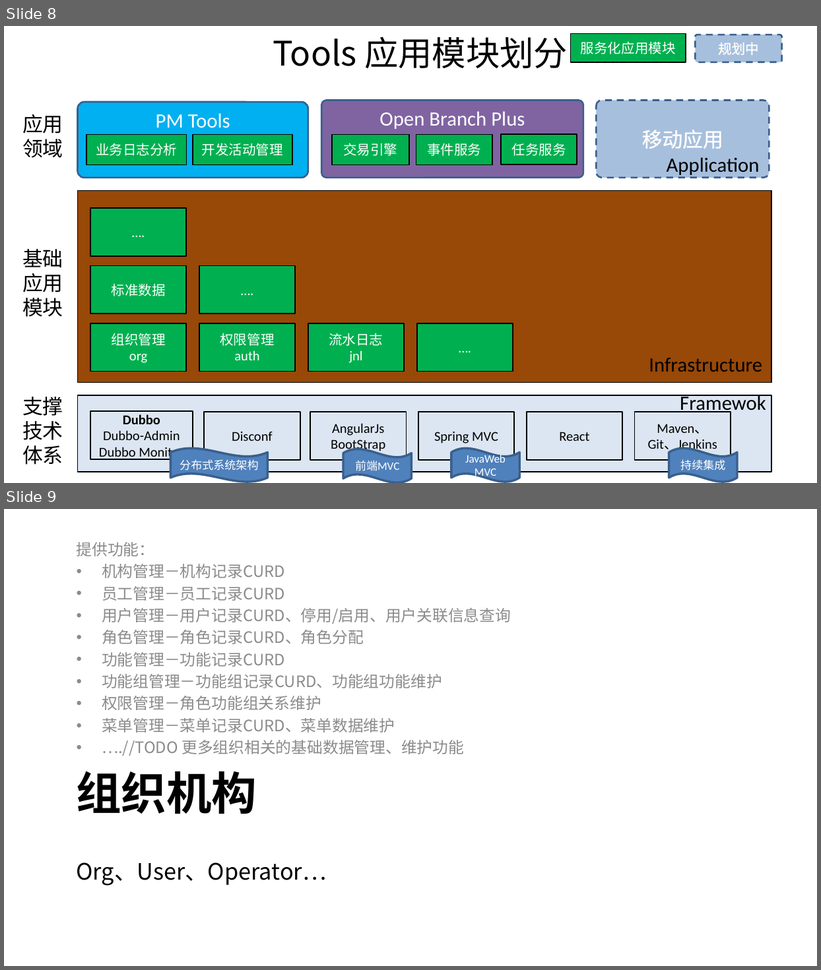
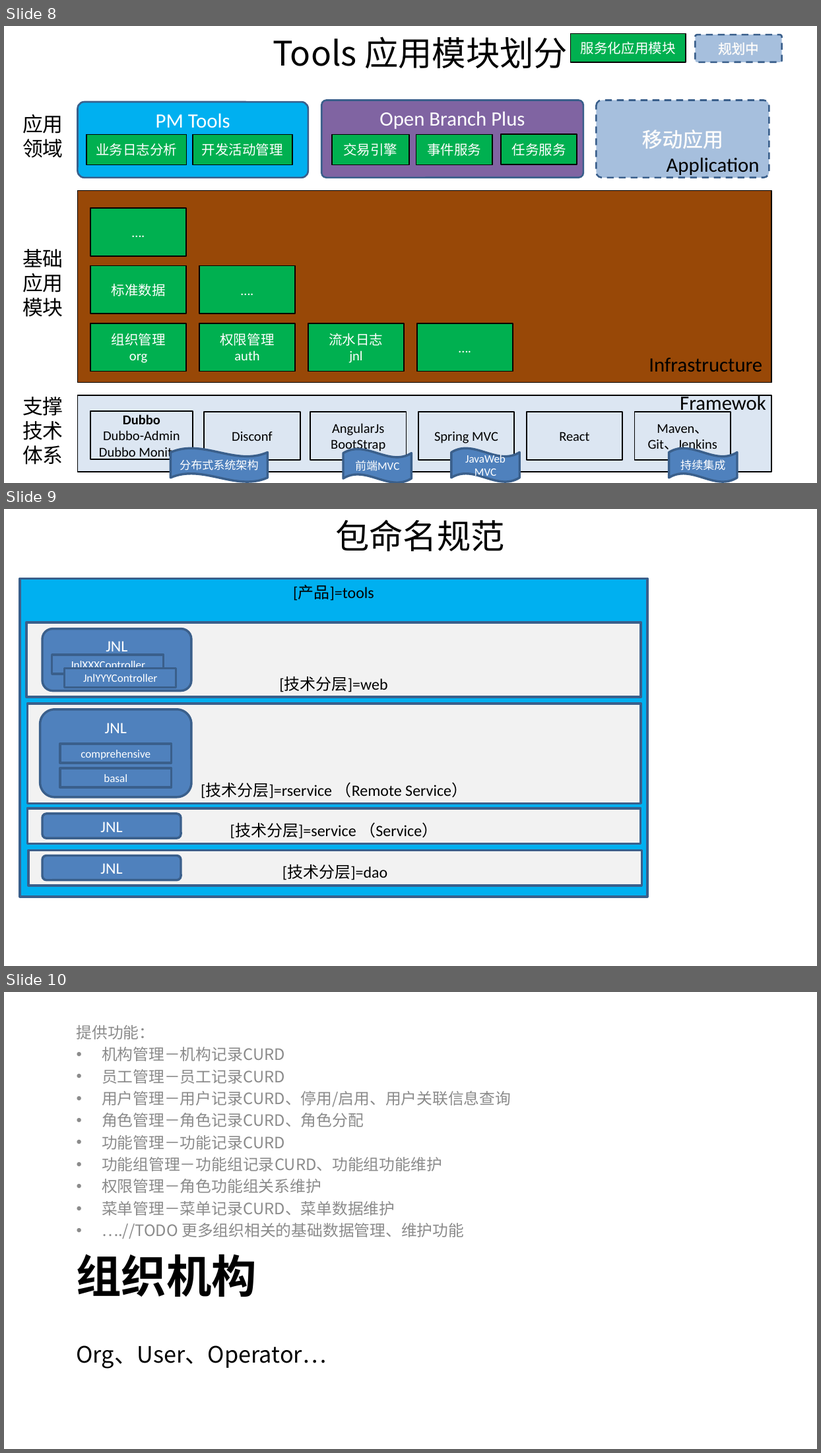
Before and after one commit to shiyunlai/tistools, a slide deck: TIStools.pptx. Shown one above the other, each under a label of ours: slides 8 and 9 before the commit, slides 8, 9 and 10 after it. The pictures are 821x970 and 821x1453 pixels, drawn with LibreOffice and Linux fonts; fonts in the diff are those of the drawing. Boxes give left, top, right and bottom in pixels: in the first picture for what was removed or moved away, otherwise in the second. Text is boxed around its words. In the diff, an @@ line names an element or a change of style, - is before the commit and + after.

Commit message:
新增包命名规范说明

```diff
--- a/TIStools.pptx
+++ b/TIStools.pptx
@@ slide 9 added at (4, 509, 817, 966), background #FFFFFF @@
@@ text added at (335, 520, 505, 551), 30 pt, text #000000 @@
+包命名规范
@@ rectangle added at (20, 578, 648, 897), fill #00B0F0, outline #3A5F8C 2 pt, 14 pt, text #000000 @@
+[产品]=tools
@@ rectangle added at (26, 623, 642, 698), fill #F2F2F2, outline #3A5F8C 2 pt, 14 pt, text #000000 @@
+[技术分层]=web
@@ rounded rectangle added at (42, 628, 191, 691), fill #4F81BD, outline #3A5F8C 2 pt, 14 pt, text #FFFFFF @@
+JNL
@@ rectangle added at (52, 655, 163, 674), fill #4F81BD, outline #3A5F8C 2 pt, 10 pt, text #FFFFFF @@
+JnlXXXController
@@ rectangle added at (64, 668, 176, 688), fill #4F81BD, outline #3A5F8C 2 pt, 10 pt, text #FFFFFF @@
+JnlYYYController
@@ rectangle added at (28, 703, 641, 803), fill #F2F2F2, outline #3A5F8C 2 pt, 14 pt, text #000000 @@
+[技术分层]=rservice （Remote Service）
@@ rounded rectangle added at (40, 710, 191, 797), fill #4F81BD, outline #3A5F8C 2 pt, 14 pt, text #FFFFFF @@
+JNL
@@ rectangle added at (60, 744, 172, 764), fill #4F81BD, outline #3A5F8C 2 pt, 10 pt, text #FFFFFF @@
+comprehensive
@@ rectangle added at (60, 768, 172, 788), fill #4F81BD, outline #3A5F8C 2 pt, 10 pt, text #FFFFFF @@
+basal
@@ rectangle added at (28, 808, 641, 843), fill #F2F2F2, outline #3A5F8C 2 pt, 14 pt, text #000000 @@
+[技术分层]=service （Service）
@@ rounded rectangle added at (42, 814, 180, 838), fill #4F81BD, outline #3A5F8C 2 pt, 14 pt, text #FFFFFF @@
+JNL
@@ rectangle added at (28, 850, 642, 885), fill #F2F2F2, outline #3A5F8C 2 pt, 14 pt, text #000000 @@
+[技术分层]=dao
@@ rounded rectangle added at (42, 856, 180, 881), fill #4F81BD, outline #3A5F8C 2 pt, 14 pt, text #FFFFFF @@
+JNL
@@ what was slide 9 is now slide 10 @@
```
Also in this commit, not shown: 1 other file.
